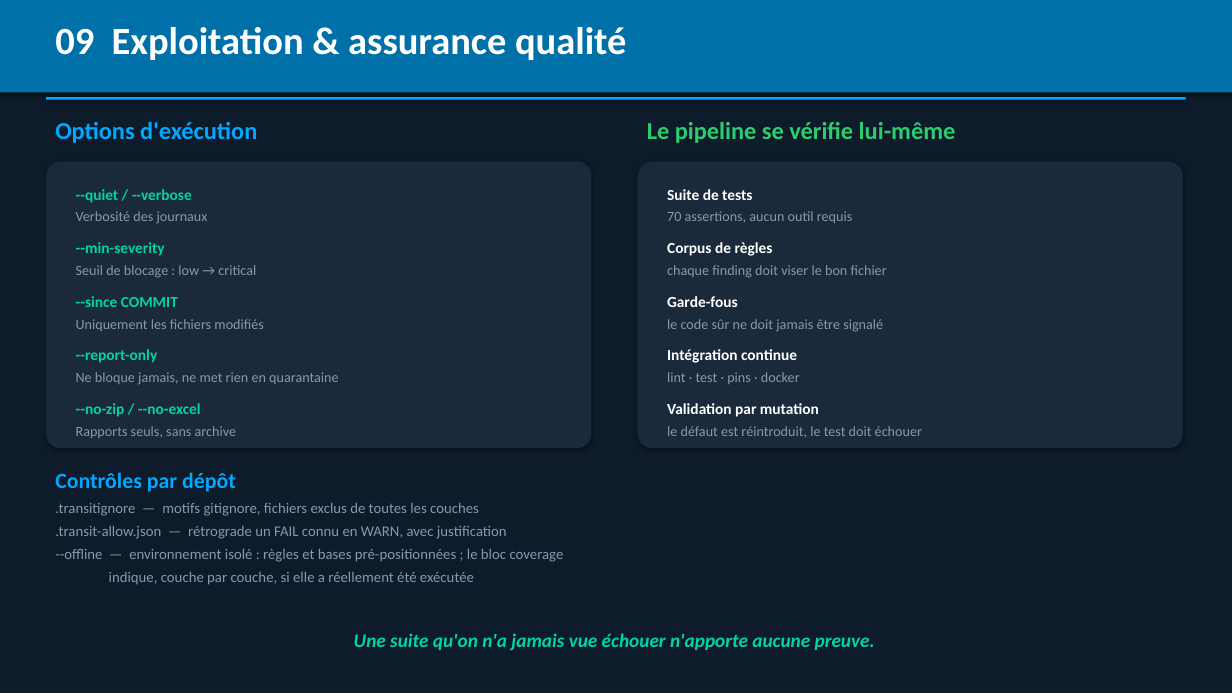
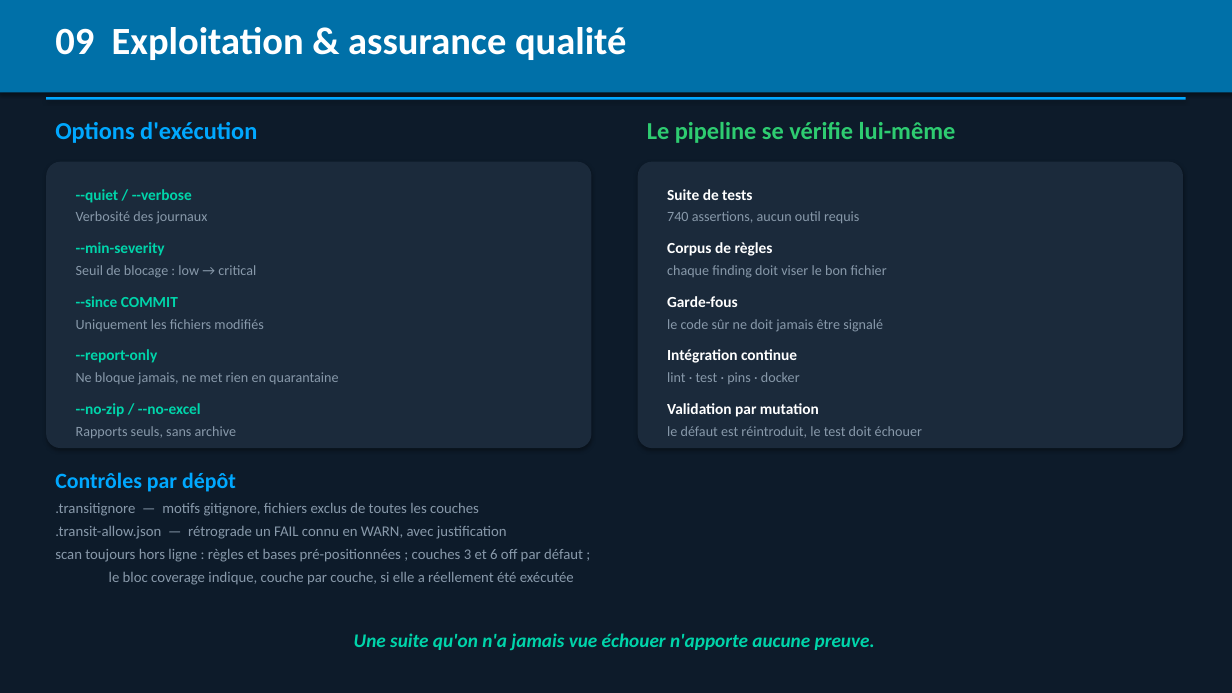
Before and after one commit to Gaillotte/Claude, a slide deck: slide 15 of AI_Transit_Pipeline_Slides.pptx. Drawn at 1232x693 pixels with LibreOffice and Linux fonts; fonts in the diff are those of the drawing. Boxes give left, top, right and bottom in pixels: in the first picture for what was removed or moved away, otherwise in the second. Text is boxed around its words. In the diff, an @@ line names an element or a change of style, - is before the commit and + after.

```diff
--- a/AI_Transit_Pipeline_Slides.pptx
+++ b/AI_Transit_Pipeline_Slides.pptx
@@ text at (x1=667, y1=211, x2=859, y2=223): text changed @@
-70 assertions, aucun outil requis
+740 assertions, aucun outil requis
@@ text at (x1=55, y1=549, x2=583, y2=585): text changed @@
---offline — environnement isolé : règles et bases pré-positionnées ; le bloc coverage
-indique, couche par couche, si elle a réellement été exécutée
+scan toujours hors ligne : règles et bases pré-positionnées ; couches 3 et 6 off par défaut ;
+le bloc coverage indique, couche par couche, si elle a réellement été exécutée
```
Also in this commit, not shown: 12 other files.
